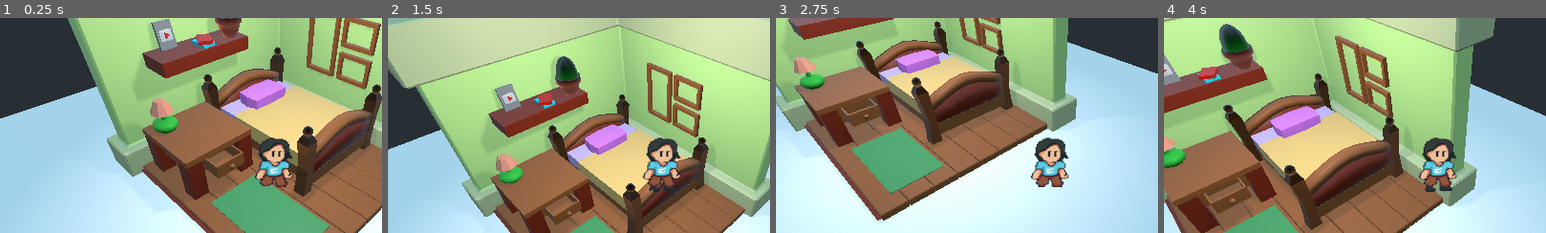
Above: before the commit, frames 1-4 (left to right).
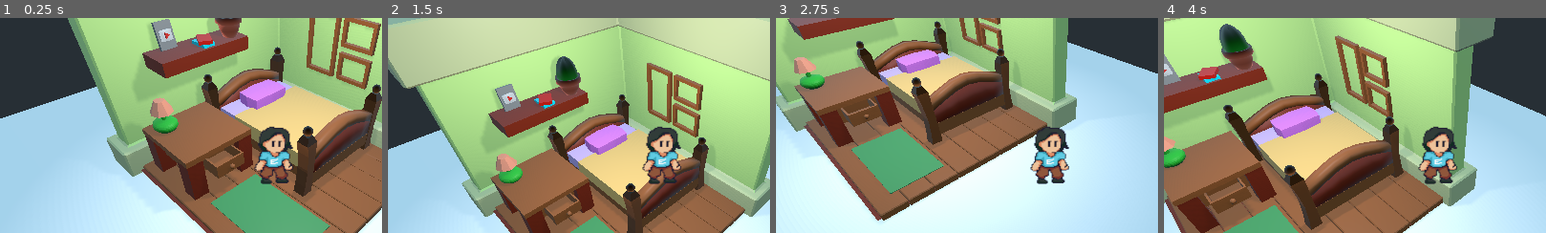
Above: after the commit, the same moments.

Repository: avsecam/aob
Game: Godot game, scene res://Scenes/Main.tscn
The game is run twice, just before and just after one commit, with the same random seed, the same clock (stepped at 60 frames per second) and the same inputs.
Inputs:
- Up to frame 1 (0.25 s): no input
- Up to frame 2 (1.5 s): tap Enter (ui_accept) at 0.5, 0.6, 0.77, 1.07 s; hold Right (ui_right) 0.53-1.28 s; hold Down (ui_down) from 1.28 s (still down); tap Shift (sprint) at 1.35 s
- Up to frame 3 (2.75 s): tap Enter (ui_accept) at 1.52, 1.55, 1.82, 2.1 s; release Down (ui_down) at 2.03 s; hold Right (ui_right) from 2.03 s (still down)
- Up to frame 4 (4 s): release Right (ui_right) at 2.78 s; hold Up (ui_up) 2.78-3.53 s; tap Shift (sprint) at 2.85 s; tap Enter (ui_accept) at 3.02, 3.05, 3.32, 3.6, 3.77 s; hold Left (ui_left) from 3.53 s (still down)
The pictures show only the part of the screen within x 14-64%, y 10-60%; the shares and areas given below are measured in that part.

The runs differ from the first frame. In frame 1, 2.1% of the frame differs, in the area x 66-77%, y 50-79%; in frame 2, 2.2%; in frame 3, 2.2%; in frame 4, 2.3%, in the area x 66-77%, y 50-81%.

Commit message:
Add simple attack functionality

Diff:
--- a/Scenes/Battle/Battle.gd
+++ b/Scenes/Battle/Battle.gd
@@ -3,11 +3,19 @@
 
 onready var heroPositions: Array = $Heroes.get_children()
 onready var enemyPositions: Array = $Enemies.get_children()
+onready var gui: Control = $CombatGUI
+
+var turnOrder: Array
 
 
 func _ready():
 	PlayerData.inBattle = true
+
 	_add_participants()
+	_set_turn_order()
+
+	gui.get_node("HBoxContainer/CombatOptions/Container").get_child(1).grab_focus()
+	gui.get_node("HBoxContainer/CombatOptions").buttons[1].connect("pressed", heroPositions[0].get_child(0), "attack", [enemyPositions[0].get_child(0)])
 
 
 func _add_participants():
@@ -17,7 +25,7 @@
 	var newEnemy: CharacterStats
 	var i: int = 0
 	while i < heroes.size():
-		combatCharacter = load("res://Scenes/Character/CombatCharacter.tscn").instance()
+		combatCharacter = load("res://Scenes/Battle/CombatCharacter.tscn").instance()
 		combatCharacter.characterInfo = heroes[i]
 		combatCharacter.isHero = true
 		heroPositions[i].add_child(combatCharacter)
@@ -25,12 +33,19 @@
 
 	i = 0
 	while i < enemies.size():
-		combatCharacter = load("res://Scenes/Character/CombatCharacter.tscn").instance()
+		combatCharacter = load("res://Scenes/Battle/CombatCharacter.tscn").instance()
 		newEnemy = load(enemies[i])
 		newEnemy.ready()
 		combatCharacter.characterInfo = newEnemy
 		enemyPositions[i].add_child(combatCharacter)
 		i += 1
+
+
+func _set_turn_order():
+	turnOrder = []
+	for character in heroPositions + enemyPositions:
+		turnOrder.append(character)
+	print(turnOrder)
 
 
 func _get_input():
@@ -43,8 +58,8 @@
 
 
 func _exit_battle():
-	var world = load(PlayerData.location).instance()
-	var overworld = GameData.main.get_node("Overworld")
+	var world: Spatial = load(PlayerData.location).instance()
+	var overworld: Spatial = GameData.main.get_node("Overworld")
 	overworld.add_child(world)
 	overworld.add_child(GameData.playerScene.instance())
 	GameData.player = overworld.get_node("Player")
--- a/Scenes/Battle/Battle.tscn
+++ b/Scenes/Battle/Battle.tscn
@@ -1,6 +1,7 @@
-[gd_scene load_steps=4 format=2]
+[gd_scene load_steps=5 format=2]
 
 [ext_resource path="res://Scenes/Battle/Battle.gd" type="Script" id=1]
+[ext_resource path="res://Scenes/Battle/CombatOptions.tscn" type="PackedScene" id=2]
 
 [sub_resource type="BoxShape" id=1]
 extents = Vector3( 30, 1, 30 )
@@ -73,3 +74,30 @@
 __meta__ = {
 "_edit_use_anchors_": false
 }
+
+[node name="CombatGUI" type="Control" parent="."]
+anchor_top = 1.0
+anchor_right = 1.0
+anchor_bottom = 1.0
+margin_top = -200.0
+__meta__ = {
+"_edit_lock_": true,
+"_edit_use_anchors_": false
+}
+
+[node name="HBoxContainer" type="HBoxContainer" parent="CombatGUI"]
+anchor_right = 1.0
+anchor_bottom = 1.0
+grow_horizontal = 2
+custom_constants/separation = 15
+alignment = 1
+__meta__ = {
+"_edit_use_anchors_": false
+}
+
+[node name="CombatOptions" parent="CombatGUI/HBoxContainer" instance=ExtResource( 2 )]
+anchor_right = 0.0
+anchor_bottom = 0.0
+margin_left = 490.0
+margin_right = 790.0
+margin_bottom = 200.0
--- a/Scenes/Character/CombatCharacter.gd
+++ b/Scenes/Battle/CombatCharacter.gd
@@ -1,5 +1,8 @@
 extends Spatial
+class_name CombatCharacter
 
+signal attack(target, damage)
+signal damaged(damage)
 
 onready var combatInfo: VBoxContainer = $Billboard/Viewport/CombatInfo/Container/VBoxContainer
 onready var characterName: Label = combatInfo.get_node("Label")
@@ -15,11 +18,9 @@
 	# set the combat info
 	characterName.text = characterInfo.characterName
 	healthBar.max_value = characterInfo.maxHealth
-	healthBar.value = characterInfo.currentHealth
-	healthBar.get_node("Label").text = "%d / %d" % [characterInfo.currentHealth, characterInfo.maxHealth]
 	resourceBar.max_value = characterInfo.maxResource
-	resourceBar.value = characterInfo.currentResource
-	resourceBar.get_node("Label").text = "%d / %d" % [characterInfo.currentResource, characterInfo.maxResource]
+	_update_health()
+	_update_resource()
 
 	# set the character scene to be shown
 	if isHero:
@@ -27,3 +28,22 @@
 	else:
 		add_child(load(GameData.enemyScenePath).instance()) # make this dynamic when enemy tscn's are added
 	character = get_child(1)
+
+
+func _update_health():
+	healthBar.value = characterInfo.currentHealth
+	healthBar.get_node("Label").text = "%d / %d" % [characterInfo.currentHealth, characterInfo.maxHealth]
+func _update_resource():
+	resourceBar.value = characterInfo.currentResource
+	resourceBar.get_node("Label").text = "%d / %d" % [characterInfo.currentResource, characterInfo.maxResource]
+
+
+func attack(target: CombatCharacter):
+	connect("attack", target, "_on_damaged")
+	emit_signal("attack", characterInfo.attackPhys)
+	disconnect("attack", target, "_on_damaged")
+
+
+func _on_damaged(damage):
+	characterInfo.currentHealth -= damage
+	_update_health()
--- a/Scenes/Character/CombatCharacter.tscn
+++ b/Scenes/Battle/CombatCharacter.tscn
@@ -1,7 +1,7 @@
 [gd_scene load_steps=5 format=2]
 
 [ext_resource path="res://Scenes/Utility/Billboard.tscn" type="PackedScene" id=2]
-[ext_resource path="res://Scenes/Character/CombatCharacter.gd" type="Script" id=3]
+[ext_resource path="res://Scenes/Battle/CombatCharacter.gd" type="Script" id=3]
 [ext_resource path="res://Scenes/Battle/CombatInfo.tscn" type="PackedScene" id=4]
 
 [sub_resource type="ViewportTexture" id=1]
--- /dev/null
+++ b/Scenes/Battle/CombatOptions.gd
@@ -0,0 +1,17 @@
+extends Control
+
+
+onready var buttons: Array = $Container.get_children()
+onready var label: Label = $Container/Label
+
+
+func _ready():
+	_set_focus_neighbors()
+
+
+func _set_focus_neighbors():
+	var i: int = 0
+	while i < buttons.size():
+		buttons[i].focus_neighbour_top = buttons[i - 1].get_path()
+		buttons[i].focus_neighbour_bottom = buttons[i + 1].get_path() if i != buttons.size() - 1 else buttons[0].get_path()
+		i += 1
--- /dev/null
+++ b/Scenes/Battle/CombatOptions.tscn
@@ -0,0 +1,56 @@
+[gd_scene load_steps=2 format=2]
+
+[ext_resource path="res://Scenes/Battle/CombatOptions.gd" type="Script" id=1]
+
+[node name="CombatOptions" type="Control"]
+anchor_right = 0.234
+anchor_bottom = 0.139
+margin_right = 0.47998
+margin_bottom = -0.0800095
+rect_min_size = Vector2( 300, 0 )
+script = ExtResource( 1 )
+__meta__ = {
+"_edit_use_anchors_": false
+}
+
+[node name="Container" type="VBoxContainer" parent="."]
+anchor_right = 1.0
+anchor_bottom = 1.0
+__meta__ = {
+"_edit_use_anchors_": true
+}
+
+[node name="Label" type="Label" parent="Container"]
+margin_right = 300.0
+margin_bottom = 20.0
+text = "Character Name"
+align = 1
+valign = 1
+
+[node name="Button" type="Button" parent="Container"]
+margin_top = 23.0
+margin_right = 300.0
+margin_bottom = 38.0
+text = "Attack"
+
+[node name="Button2" type="Button" parent="Container"]
+margin_top = 47.0
+margin_right = 300.0
+margin_bottom = 62.0
+text = "Defend"
+
+[node name="Button3" type="Button" parent="Container"]
+margin_top = 71.0
+margin_right = 300.0
+margin_bottom = 86.0
+text = "Flee"
+
+[node name="ColorRect" type="ColorRect" parent="."]
+show_behind_parent = true
+anchor_right = 1.0
+anchor_bottom = 1.0
+color = Color( 0.0745098, 0.729412, 0.686275, 0.360784 )
+__meta__ = {
+"_edit_lock_": true,
+"_edit_use_anchors_": false
+}
--- a/Scenes/Character/Character.gd
+++ b/Scenes/Character/Character.gd
@@ -1 +1,11 @@
 extends Spatial
+
+
+onready var sprite: AnimatedSprite3D = $Sprite
+
+export var spriteFrames: SpriteFrames
+
+
+func _ready():
+	if spriteFrames != null:
+		sprite.frames = spriteFrames
--- /dev/null
+++ b/Scenes/Character/Character.tscn
@@ -0,0 +1,29 @@
+[gd_scene load_steps=11 format=2]
+
+[ext_resource path="res://Assets/Character/Placeholder/Placeholder8.png" type="Texture" id=1]
+[ext_resource path="res://Assets/Character/Placeholder/Placeholder4.png" type="Texture" id=2]
+[ext_resource path="res://Assets/Character/Placeholder/Placeholder1.png" type="Texture" id=3]
+[ext_resource path="res://Assets/Character/Placeholder/Placeholder7.png" type="Texture" id=4]
+[ext_resource path="res://Assets/Character/Placeholder/Placeholder2.png" type="Texture" id=5]
+[ext_resource path="res://Assets/Character/Placeholder/Placeholder5.png" type="Texture" id=6]
+[ext_resource path="res://Assets/Character/Placeholder/Placeholder3.png" type="Texture" id=7]
+[ext_resource path="res://Assets/Character/Placeholder/Placeholder6.png" type="Texture" id=8]
+[ext_resource path="res://Scenes/Character/Character.gd" type="Script" id=9]
+
+[sub_resource type="SpriteFrames" id=1]
+animations = [ {
+"frames": [ ExtResource( 3 ), ExtResource( 5 ), ExtResource( 7 ), ExtResource( 2 ), ExtResource( 6 ), ExtResource( 8 ), ExtResource( 4 ), ExtResource( 1 ) ],
+"loop": true,
+"name": "default",
+"speed": 5.0
+} ]
+
+[node name="Character" type="Spatial"]
+script = ExtResource( 9 )
+
+[node name="Sprite" type="AnimatedSprite3D" parent="."]
+transform = Transform( 10, 0, 0, 0, 10, 0, 0, 0, 10, 0, 3, 0 )
+billboard = 2
+frames = SubResource( 1 )
+frame = 4
+playing = true
--- a/Scenes/Character/Enemy/Enemy.tscn
+++ b/Scenes/Character/Enemy/Enemy.tscn
@@ -26,5 +26,5 @@
 modulate = Color( 1, 0, 0, 1 )
 billboard = 2
 frames = SubResource( 1 )
-frame = 6
+frame = 1
 playing = true
--- a/Scenes/Character/Hero/Akune.tscn
+++ b/Scenes/Character/Hero/Akune.tscn
@@ -15,4 +15,4 @@
 spriteFrames = SubResource( 1 )
 
 [node name="Sprite" parent="." index="0"]
-frame = 0
+frame = 1
--- a/Scenes/Character/Hero/Elena.tscn
+++ b/Scenes/Character/Hero/Elena.tscn
@@ -15,4 +15,4 @@
 spriteFrames = SubResource( 1 )
 
 [node name="Sprite" parent="." index="0"]
-frame = 1
+frame = 5
--- a/Scenes/Character/Hero/Eo.tscn
+++ b/Scenes/Character/Hero/Eo.tscn
@@ -13,3 +13,7 @@
 
 [node name="Eo" instance=ExtResource( 1 )]
 spriteFrames = SubResource( 1 )
+
+[node name="Sprite" parent="." index="0"]
+transform = Transform( 10, 0, 0, 0, 10, 0, 0, 0, 10, 0, 4, 0 )
+frame = 0
--- a/Scenes/Character/Hero/Hero.gd
+++ b/Scenes/Character/Hero/Hero.gd
@@ -1,10 +1 @@
-extends Spatial
-
-
-onready var sprite: AnimatedSprite3D = $Sprite
-
-export var spriteFrames: SpriteFrames
-
-
-func _ready():
-	sprite.frames = spriteFrames if spriteFrames != null else sprite.frames
+extends "res://Scenes/Character/Character.gd"
--- a/Scenes/Character/Hero/Hero.tscn
+++ b/Scenes/Character/Hero/Hero.tscn
@@ -22,7 +22,7 @@
 script = ExtResource( 9 )
 
 [node name="Sprite" type="AnimatedSprite3D" parent="."]
-transform = Transform( 10, 0, 0, 0, 10, 0, 0, 0, 10, 0, 3, 0 )
+transform = Transform( 10, 0, 0, 0, 10, 0, 0, 0, 10, 0, 4, 0 )
 billboard = 2
 frames = SubResource( 1 )
 frame = 6
--- a/project.godot
+++ b/project.godot
@@ -13,9 +13,15 @@
 "class": "CharacterStats",
 "language": "GDScript",
 "path": "res://Scenes/Character/CharacterStats.gd"
+}, {
+"base": "Spatial",
+"class": "CombatCharacter",
+"language": "GDScript",
+"path": "res://Scenes/Battle/CombatCharacter.gd"
 } ]
 _global_script_class_icons={
-"CharacterStats": ""
+"CharacterStats": "",
+"CombatCharacter": ""
 }
 
 [application]
@@ -37,6 +43,29 @@
 
 [input]
 
+ui_accept={
+"deadzone": 0.5,
+"events": [ Object(InputEventKey,"resource_local_to_scene":false,"resource_name":"","device":0,"alt":false,"shift":false,"control":false,"meta":false,"command":false,"pressed":false,"scancode":16777221,"unicode":0,"echo":false,"script":null)
+, Object(InputEventKey,"resource_local_to_scene":false,"resource_name":"","device":0,"alt":false,"shift":false,"control":false,"meta":false,"command":false,"pressed":false,"scancode":16777222,"unicode":0,"echo":false,"script":null)
+, Object(InputEventKey,"resource_local_to_scene":false,"resource_name":"","device":0,"alt":false,"shift":false,"control":false,"meta":false,"command":false,"pressed":false,"scancode":32,"unicode":0,"echo":false,"script":null)
+, Object(InputEventJoypadButton,"resource_local_to_scene":false,"resource_name":"","device":0,"button_index":0,"pressure":0.0,"pressed":false,"script":null)
+, Object(InputEventKey,"resource_local_to_scene":false,"resource_name":"","device":0,"alt":false,"shift":false,"control":false,"meta":false,"command":false,"pressed":false,"scancode":74,"unicode":0,"echo":false,"script":null)
+ ]
+}
+ui_select={
+"deadzone": 0.5,
+"events": [ Object(InputEventKey,"resource_local_to_scene":false,"resource_name":"","device":0,"alt":false,"shift":false,"control":false,"meta":false,"command":false,"pressed":false,"scancode":32,"unicode":0,"echo":false,"script":null)
+, Object(InputEventJoypadButton,"resource_local_to_scene":false,"resource_name":"","device":0,"button_index":3,"pressure":0.0,"pressed":false,"script":null)
+, Object(InputEventKey,"resource_local_to_scene":false,"resource_name":"","device":0,"alt":false,"shift":false,"control":false,"meta":false,"command":false,"pressed":false,"scancode":74,"unicode":0,"echo":false,"script":null)
+ ]
+}
+ui_cancel={
+"deadzone": 0.5,
+"events": [ Object(InputEventKey,"resource_local_to_scene":false,"resource_name":"","device":0,"alt":false,"shift":false,"control":false,"meta":false,"command":false,"pressed":false,"scancode":16777217,"unicode":0,"echo":false,"script":null)
+, Object(InputEventJoypadButton,"resource_local_to_scene":false,"resource_name":"","device":0,"button_index":1,"pressure":0.0,"pressed":false,"script":null)
+, Object(InputEventKey,"resource_local_to_scene":false,"resource_name":"","device":0,"alt":false,"shift":false,"control":false,"meta":false,"command":false,"pressed":false,"scancode":75,"unicode":0,"echo":false,"script":null)
+ ]
+}
 ui_left={
 "deadzone": 0.5,
 "events": [ Object(InputEventKey,"resource_local_to_scene":false,"resource_name":"","device":0,"alt":false,"shift":false,"control":false,"meta":false,"command":false,"pressed":false,"scancode":16777231,"unicode":0,"echo":false,"script":null)
